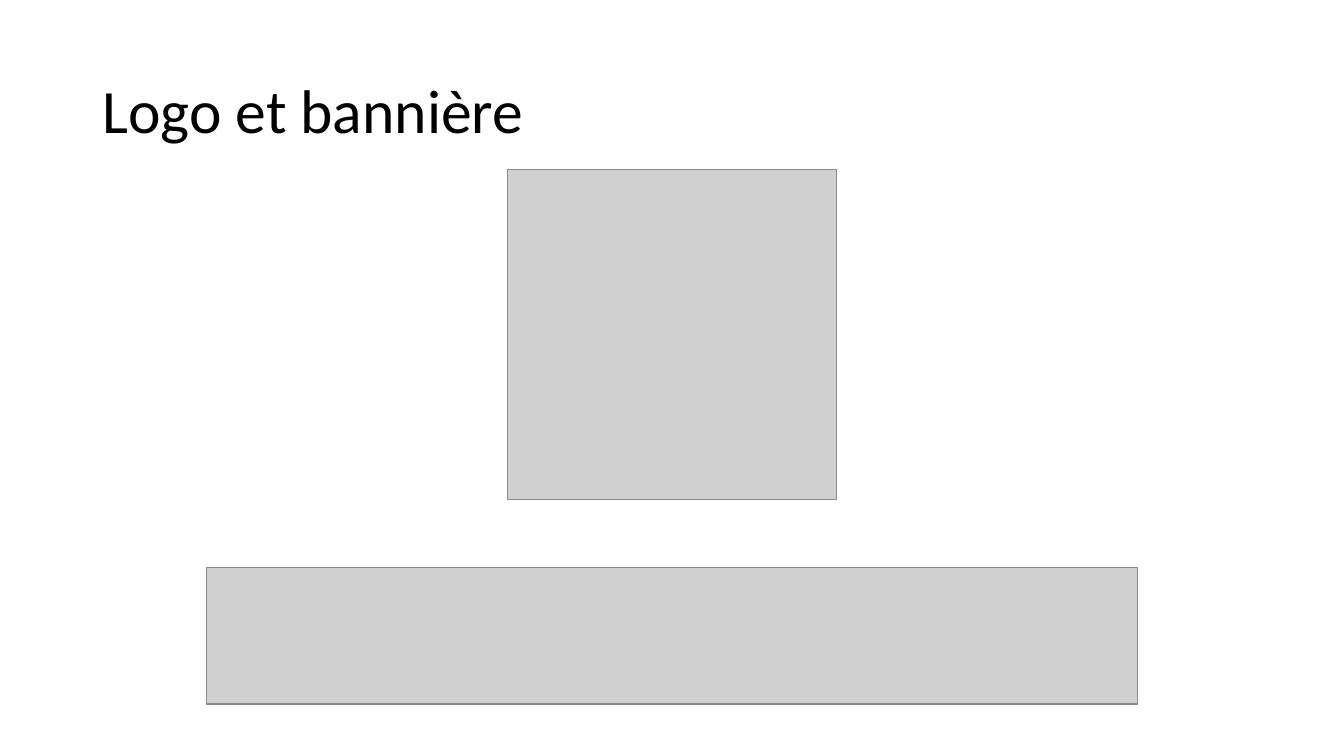
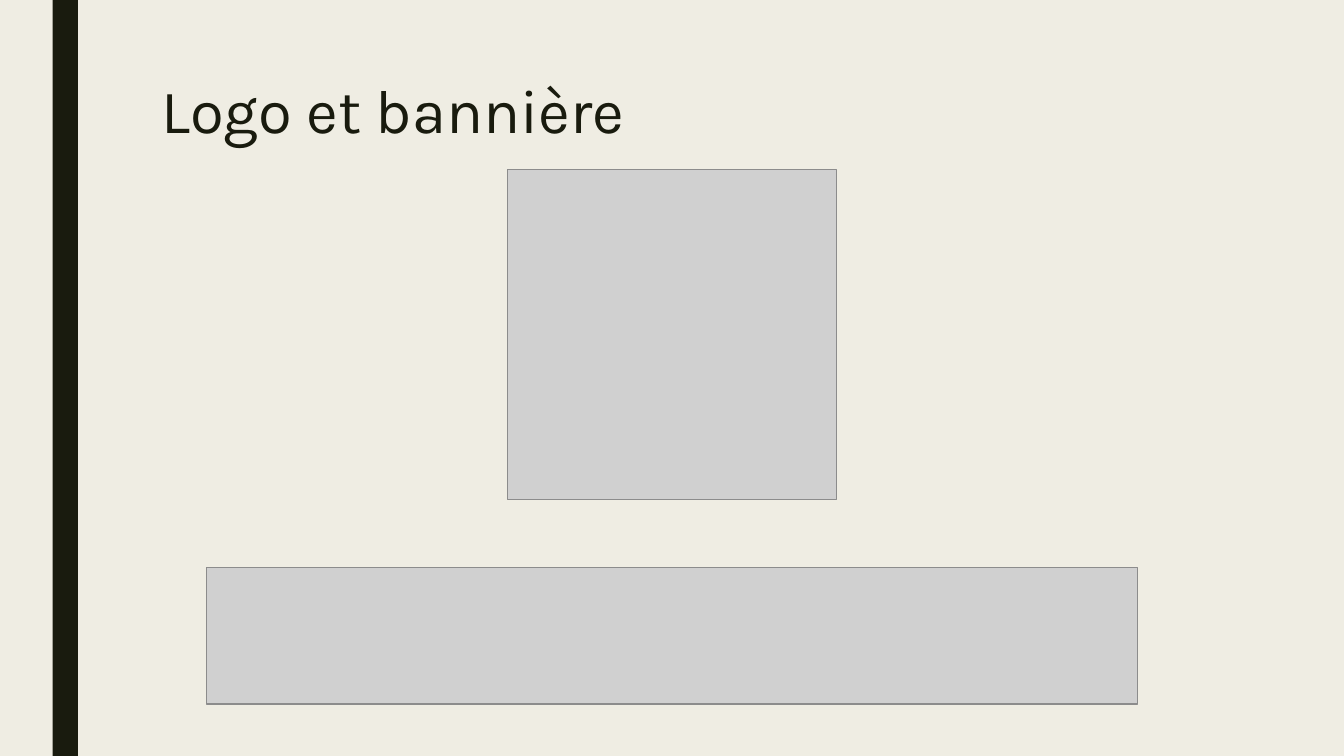
Before and after one commit to paastabox/virtual-zoo, a slide deck: slide 3 of Soutenance de SAE.pptx (slide 2 before the commit). Drawn at 1344x756 pixels with LibreOffice and Linux fonts; fonts in the diff are those of the drawing; grey boxes stand for pictures. Boxes give left, top, right and bottom in pixels: in the first picture for what was removed or moved away, otherwise in the second. Text is boxed around its words. In the diff, an @@ line names an element or a change of style, - is before the commit and + after.

```diff
--- a/Soutenance de SAE.pptx
+++ b/Soutenance de SAE.pptx
@@ background #FFFFFF to #EFEDE3 @@
@@ rectangle added at [52,0,78,756], fill #191B0E @@
@@ title "Logo et bannière": place and size @@
-title "Logo et bannière" at [102,90,524,144]
+title "Logo et bannière" at [161,86,624,148]
@@ title "Logo et bannière" at [161,86,624,148]: font Calibri to Karla, text colour #000000 to #191B0E; line spacing 0.9 to 0.89; vertical alignment middle to top @@
```
Also in this commit, not shown: 1 other slide changed, 1 slide added.
